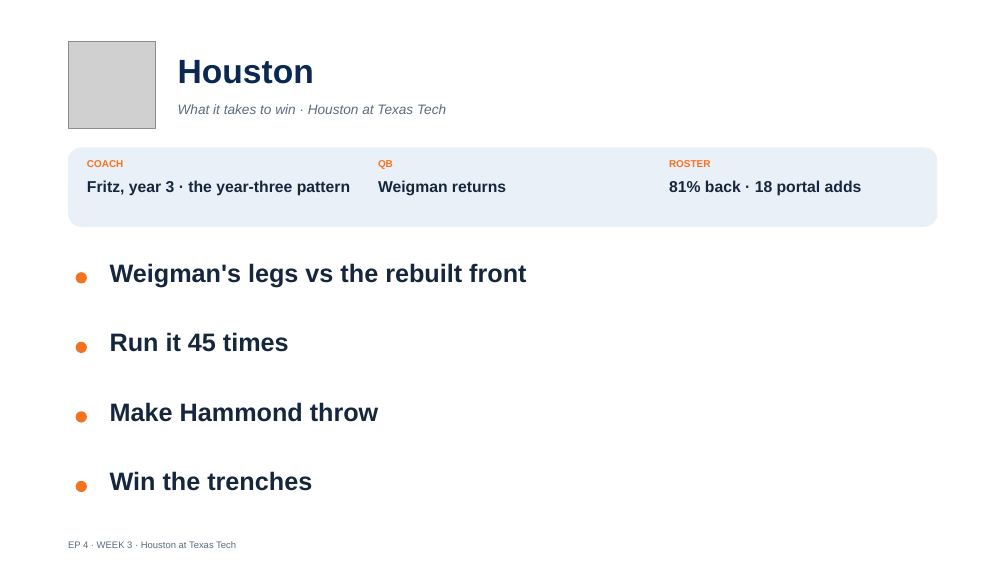
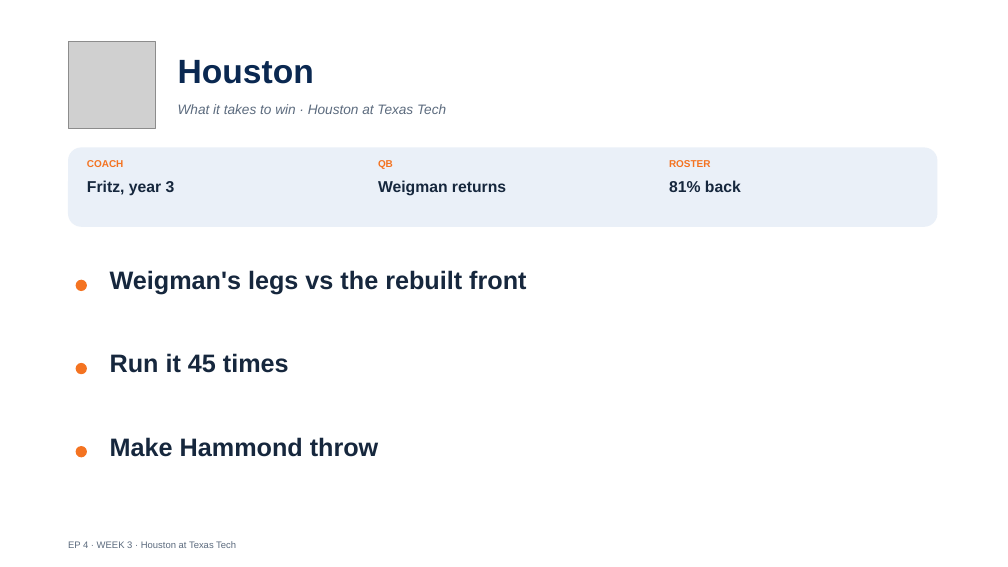
Before and after one commit to lucasalvarezflorida-lab/ncaa-fbs-analytics, a slide deck: slide 7 of decks/2026_Week3_Episode4.pptx. Drawn at 1008x567 pixels with LibreOffice and Linux fonts; fonts in the diff are those of the drawing; grey boxes stand for pictures. Boxes give left, top, right and bottom in pixels: in the first picture for what was removed or moved away, otherwise in the second. Text is boxed around its words. In the diff, an @@ line names an element or a change of style, - is before the commit and + after.

```diff
--- a/decks/2026_Week3_Episode4.pptx
+++ b/decks/2026_Week3_Episode4.pptx
@@ text at box(87, 180, 175, 196): text changed @@
-Fritz, year 3 · the year-three pattern
+Fritz, year 3
@@ text at box(669, 180, 741, 192): text changed @@
-81% back · 18 portal adds
+81% back
@@ text "Weigman's legs vs the rebuilt ...": place and size @@
-text "Weigman's legs vs the rebuilt ..." at box(110, 263, 526, 287)
+text "Weigman's legs vs the rebuilt ..." at box(110, 270, 526, 295)
@@ ellipse: place and size @@
-ellipse at box(76, 272, 87, 284)
+ellipse at box(76, 280, 87, 291)
@@ text "Run it 45 times": place and size @@
-text "Run it 45 times" at box(110, 332, 289, 352)
+text "Run it 45 times" at box(110, 353, 289, 373)
@@ ellipse: place and size @@
-ellipse at box(76, 342, 87, 353)
+ellipse at box(76, 363, 87, 374)
@@ ellipse: place and size @@
-ellipse at box(76, 411, 87, 423)
+ellipse at box(76, 446, 87, 457)
@@ text "Make Hammond throw": place and size @@
-text "Make Hammond throw" at box(110, 402, 379, 422)
+text "Make Hammond throw" at box(110, 437, 379, 457)
@@ text removed at box(110, 471, 312, 491) @@
-Win the trenches
@@ ellipse removed at box(76, 481, 87, 492) @@
```
Also in this commit, not shown: 14 other slides changed, 2 other files.
